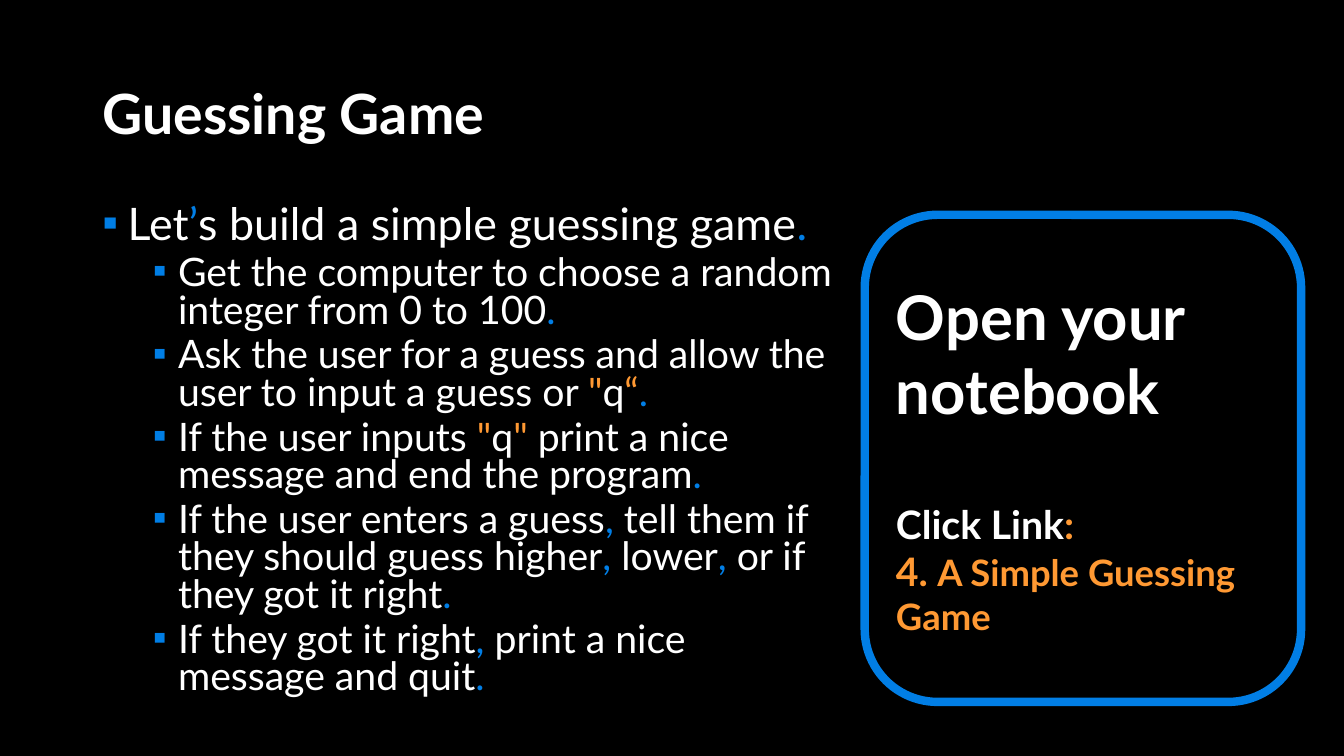
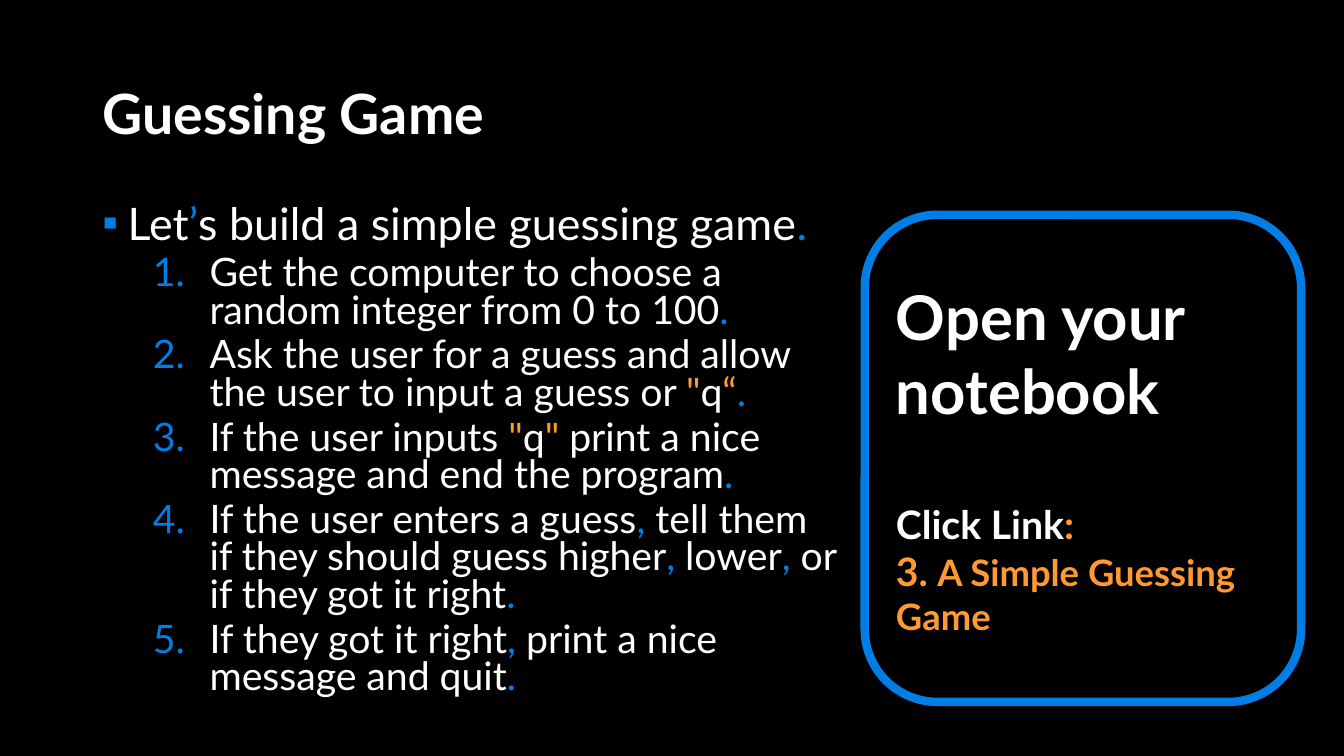
Before and after one commit to APS106/APS106-winter-2022-material, a slide deck: slide 14 of lectures/week4/lecture2/slides/week4_lecture2.pptx (slide 9 before the commit). Drawn at 1344x756 pixels with LibreOffice and Linux fonts; fonts in the diff are those of the drawing; background and template pictures are left out. Boxes give left, top, right and bottom in pixels: in the first picture for what was removed or moved away, otherwise in the second. Text is boxed around its words. In the diff, an @@ line names an element or a change of style, - is before the commit and + after.

```diff
--- a/lectures/week4/lecture2/slides/week4_lecture2.pptx
+++ b/lectures/week4/lecture2/slides/week4_lecture2.pptx
@@ text at [210,257,837,697]: bullet ▪ to 1. @@
@@ text in rounded rectangle at [896,557,1235,631]: text changed @@
-4. A Simple Guessing Game
+3. A Simple Guessing Game
```
Also in this commit, not shown: 2 other slides changed, 7 slides added, 3 slides removed, 6 other files.
